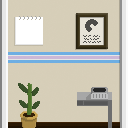
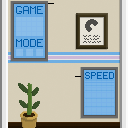
Layered file, before and after one edit (128 × 128). Changes by layer:
added layer "Layer 7" (11%) above "Layer 9" over [85, 81, 114, 114]
added layer "Layer 9" above "Layer 10 copy" over [16, 6, 114, 79]
added layer "Layer 10" (20%) above "Layer 12" over [16, 17, 43, 56]
added layer "Layer 12" (24%) above "Layer 11" over [14, 4, 115, 115]
added layer "Layer 11" above "Layer 3" over [14, 4, 115, 115]
showed "Layer 3", painted on it over [10, 1, 118, 119]
removed layer "Layer 4" over [19, 16, 41, 19]
painted on "Layer 1" over [12, 12, 115, 128]
